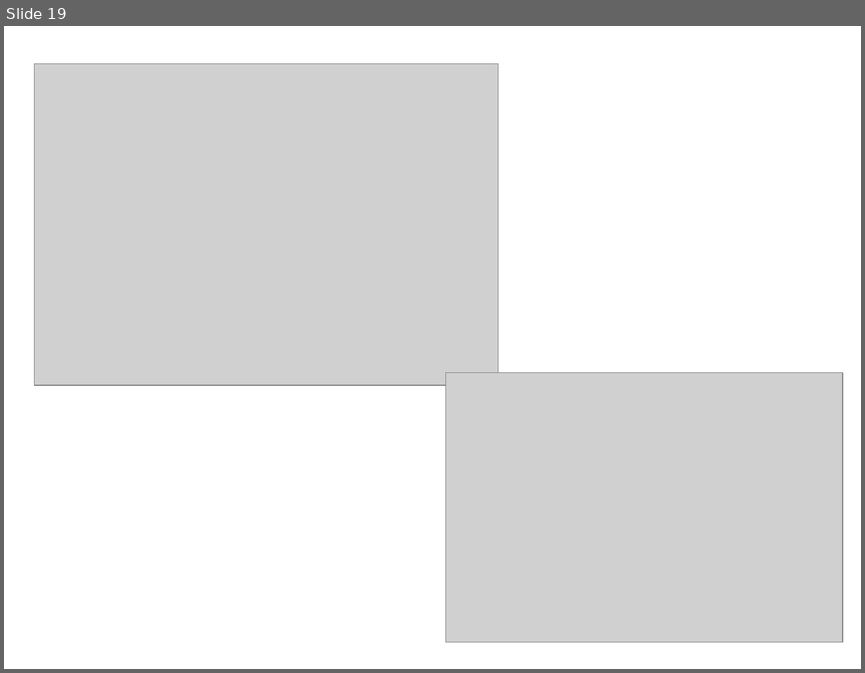
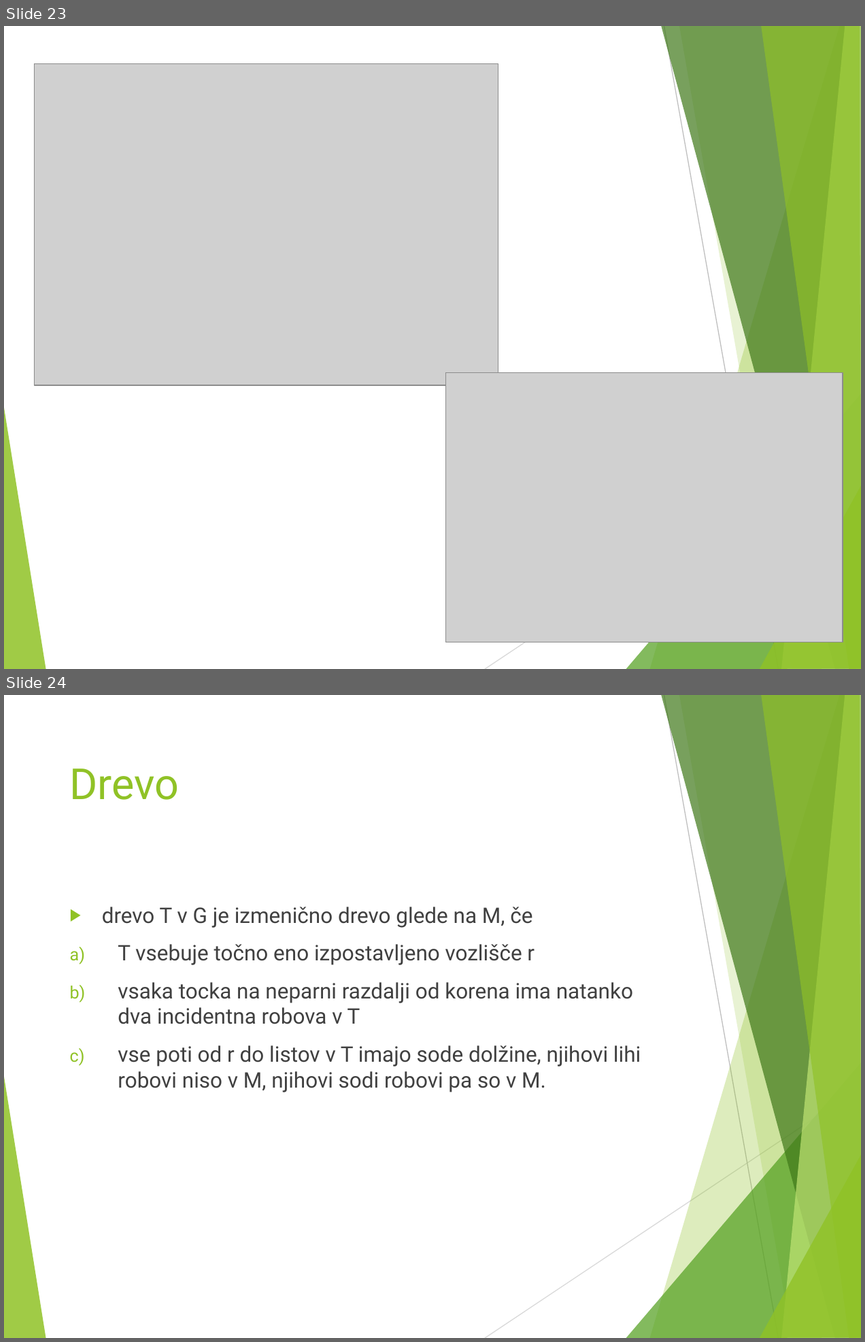
Before and after one commit to ZigaMr/BlossomAlgoritem, a slide deck: Blossomov algoritem.pptx. Shown one above the other, each under a label of ours: slide 19 before the commit, slides 23 and 24 after it. The pictures are 865x673 and 865x1342 pixels, drawn with LibreOffice and Linux fonts; fonts in the diff are those of the drawing; grey boxes stand for pictures. Boxes give left, top, right and bottom in pixels: in the first picture for what was removed or moved away, otherwise in the second. Text is boxed around its words. In the diff, an @@ line names an element or a change of style, - is before the commit and + after.

```diff
--- a/Blossomov algoritem.pptx
+++ b/Blossomov algoritem.pptx
@@ slide 24 added at [4, 695, 861, 1338], background #FFFFFF; not listed: 10 template elements that a slide beside it also shows @@
@@ title added at [70, 768, 179, 800], 36 pt, text #90C226 @@
+Drevo
@@ text added at [102, 906, 640, 1092], 18 pt, text #404040 @@
+▶ drevo T v G je izmenično drevo glede na M, če
+a) T vsebuje točno eno izpostavljeno vozlišče r
+b) vsaka tocka na neparni razdalji od korena ima natanko dva incidentna robova v T
+c) vse poti od r do listov v T imajo sode dolžine, njihovi lihi robovi niso v M, njihovi sodi robovi pa so v M.
@@ what was slide 19 is now slide 23 @@
@@ slide 23 changed as well @@
@@ group added at [4, 26, 861, 669]: 8 freeform shapes, 2 lines @@
```
Also in this commit, not shown: 24 other slides changed, 6 other slides added, 1 slide removed, 1 other file.
